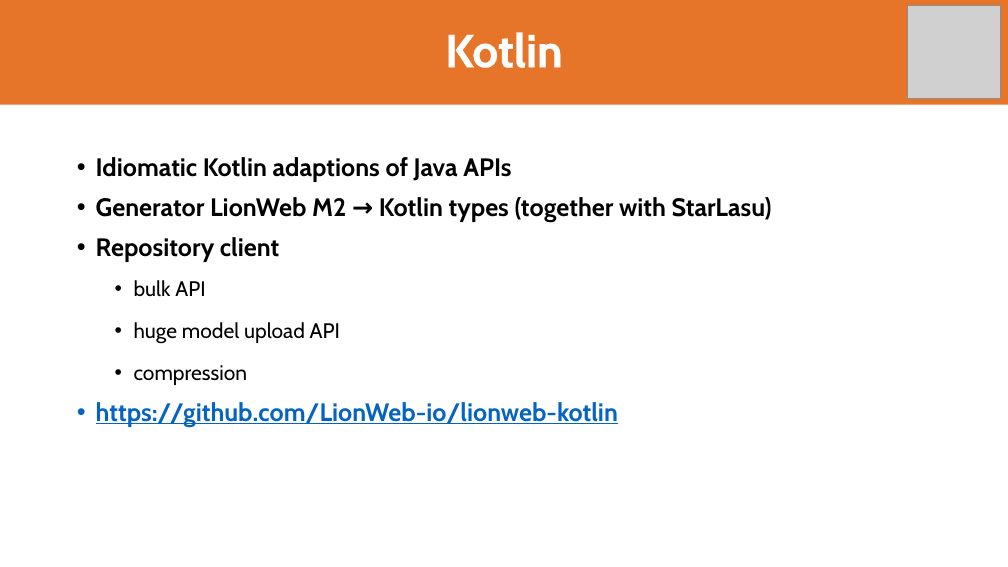
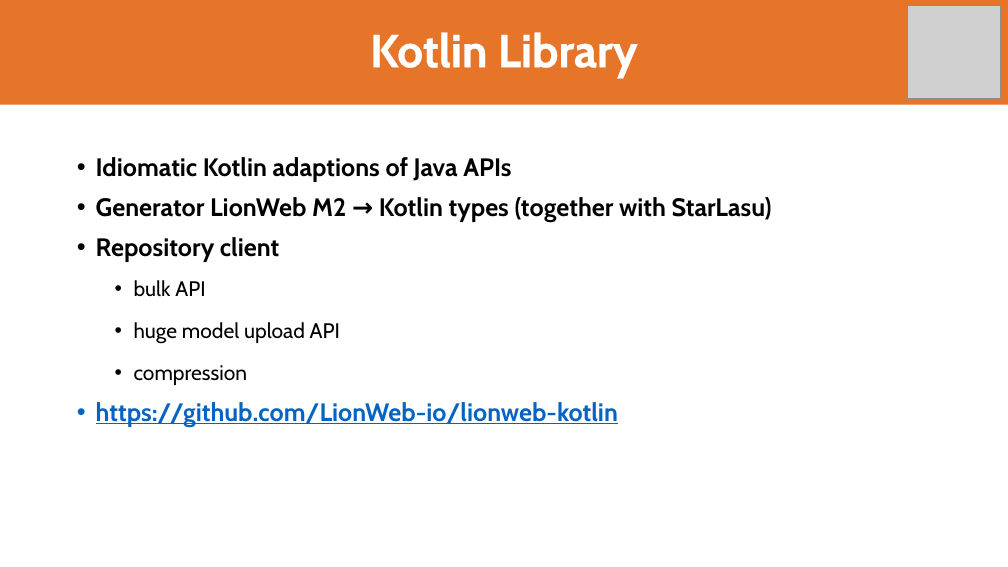
Before and after one commit to LionWeb-io/specification, a slide deck: slide 23 of resources/LangDev 2024 Talk.pptx. Drawn at 1008x567 pixels with LibreOffice and Linux fonts; fonts in the diff are those of the drawing; grey boxes stand for pictures; background and template pictures are left out. Boxes give left, top, right and bottom in pixels: in the first picture for what was removed or moved away, otherwise in the second. Text is boxed around its words. In the diff, an @@ line names an element or a change of style, - is before the commit and + after.

```diff
--- a/resources/LangDev 2024 Talk.pptx
+++ b/resources/LangDev 2024 Talk.pptx
@@ title at (370,32,638,78): text changed @@
-Kotlin
+Kotlin Library
```
Also in this commit, not shown: 12 other slides changed.
